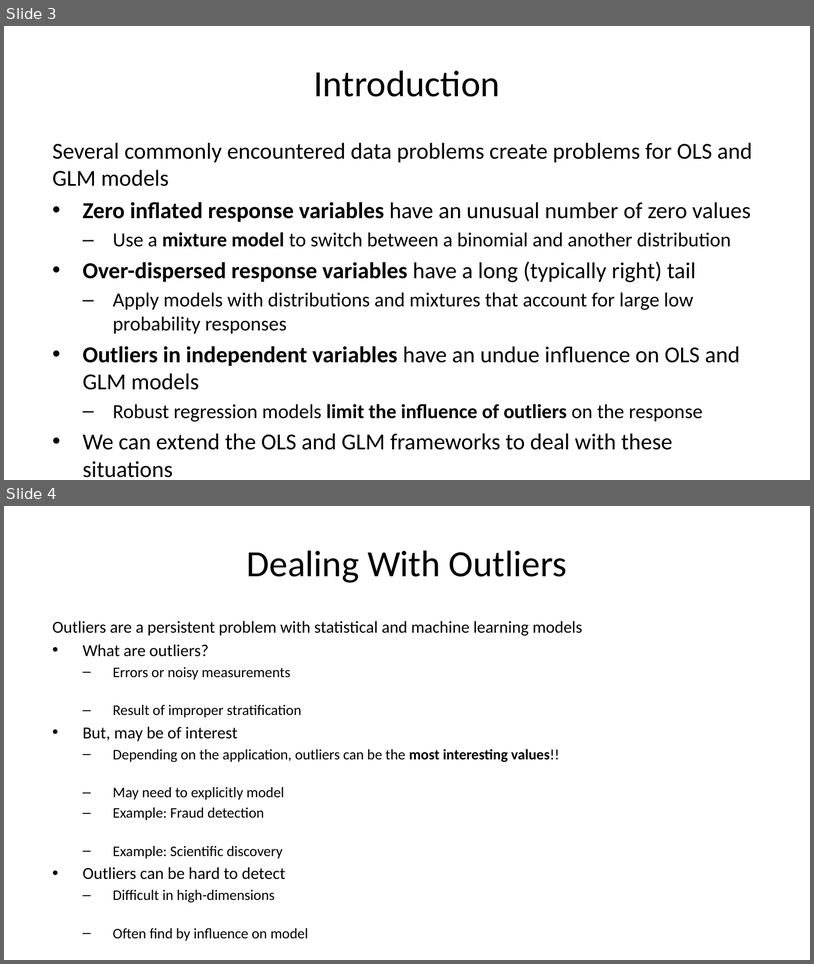
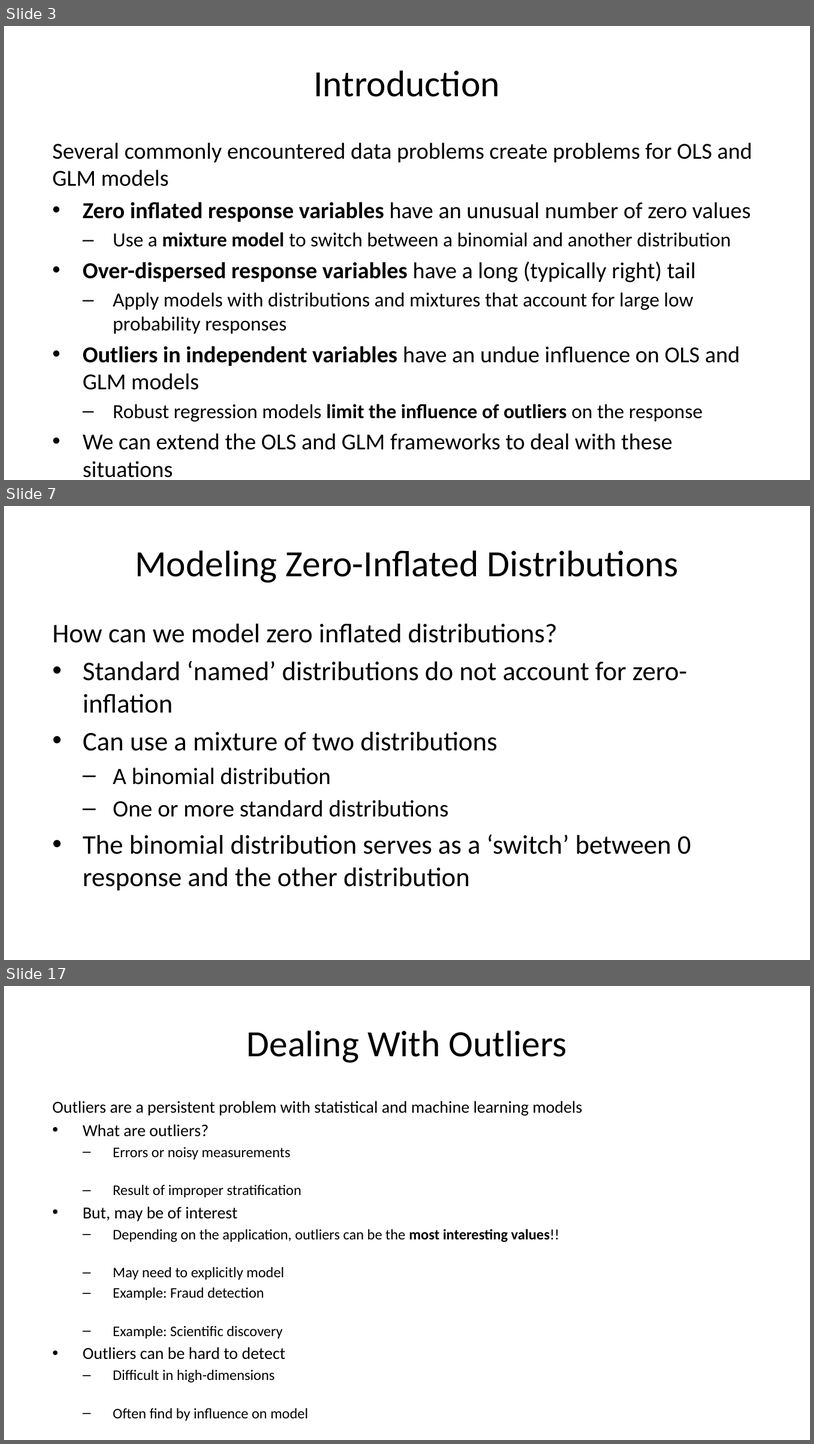
Before and after one commit to StephenElston/CSCI-E-83, a slide deck: LectureSlides/10b_ModelsFor OutliersAndOverdispersion.pptx. Shown one above the other, each under a label of ours: slides 3 and 4 before the commit, slides 3, 7 and 17 after it; the slides between them are not shown. The pictures are 814x964 and 814x1444 pixels, drawn with LibreOffice and Linux fonts; fonts in the diff are those of the drawing. Boxes give left, top, right and bottom in pixels: in the first picture for what was removed or moved away, otherwise in the second. Text is boxed around its words. In the diff, an @@ line names an element or a change of style, - is before the commit and + after.

Commit message:
Added slides on zero-inflated and over-dispersed distributions

```diff
--- a/LectureSlides/10b_ModelsFor OutliersAndOverdispersion.pptx
+++ b/LectureSlides/10b_ModelsFor OutliersAndOverdispersion.pptx
@@ slide 7 added at (x1=4, y1=506, x2=810, y2=960), background #FFFFFF @@
@@ title added at (x1=135, y1=550, x2=679, y2=583), 33 pt, text #000000 @@
+Modeling Zero-Inflated Distributions
@@ text added at (x1=53, y1=624, x2=692, y2=891), 24 pt, text #000000 @@
+How can we model zero inflated distributions?
+• Standard ‘named’ distributions do not account for zero-inflation
+• Can use a mixture of two distributions
+  – A binomial distribution
+  – One or more standard distributions
+• The binomial distribution serves as a ‘switch’ between 0 response and the other distribution
@@ what was slide 4 is now slide 17 @@
```
Also in this commit, not shown: 12 other slides added.
